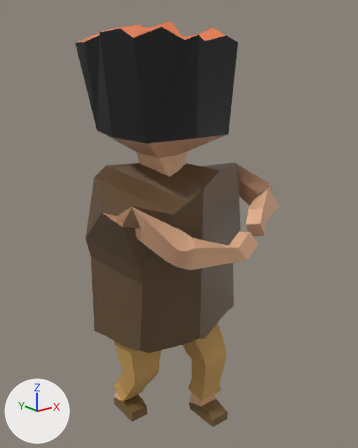
The FBX model The Infinite Labyrinth/Assets/Models/Player/player2.fbx as it was, and as the next commit left it.
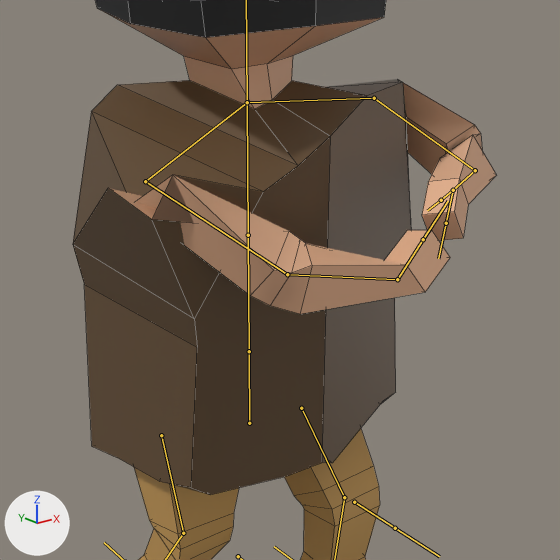
Each version is shown whole from a 50 mm lens placed at (-4.94, -6.54, 6.41), pointed at (0.12, -0.21, 3.88), then close up on the part from 15% to 86% of the width and 28% to 86% of the height. Every picture has the same lights, and +X, +Y and +Z are marked at lower left. Both versions are drawn at frame 1 of the action 'Szkielet|Block'; the numbers are the values there. The bones that bend it are drawn over the model as lines in the close-ups. The close-ups show mesh edges as thin lines.

Names of what the first close-up shows: 'Kostka'.
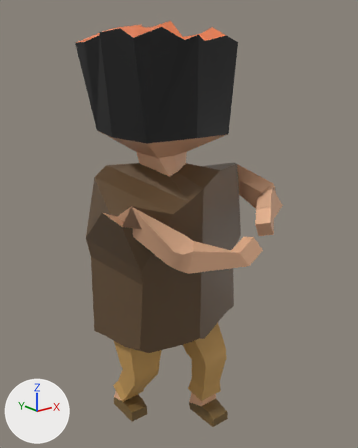
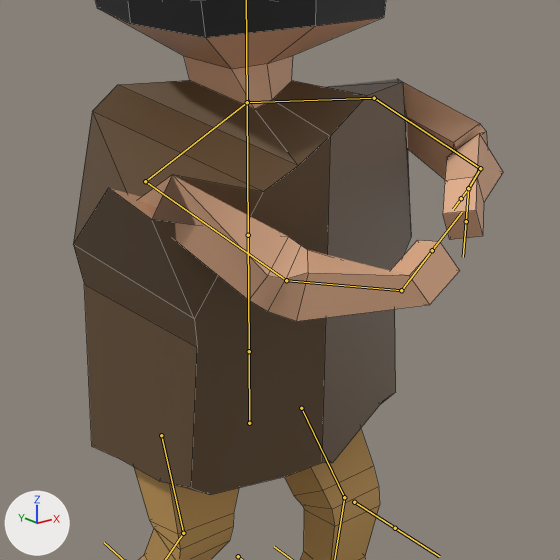
Location of each change, [x1, y1, x2, y2] in pixels of the close-ups (560 x 560 px):
'Kostka', posed
    before: [73, 0, 496, 560]
    after: [73, 0, 503, 560]
bone 'UpperArm.L', root to tip
    before: (374, 98) to (475, 170)
    after: (374, 98) to (480, 168)
bone 'UpperArm.R', root to tip
    before: (145, 181) to (287, 274)
    after: (145, 181) to (286, 280)

The edits, one by one:
Bone 'UpperArm.L' (bone_upperarm_l) turns from (59, 9, -88) to (58, 5, -88) degrees about its own x, y and z.
Bone 'UpperArm.R' (bone_upperarm_r) turns from (71, -12, 128) to (74, -6, 131) degrees about its own x, y and z.
